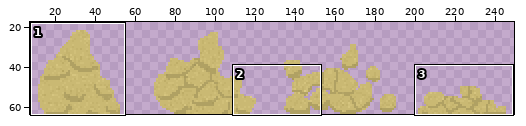
File history of a sprite sheet, rock.png. Above, an overview of the earlier version with the close-up marked.
Close-up. Earlier state:
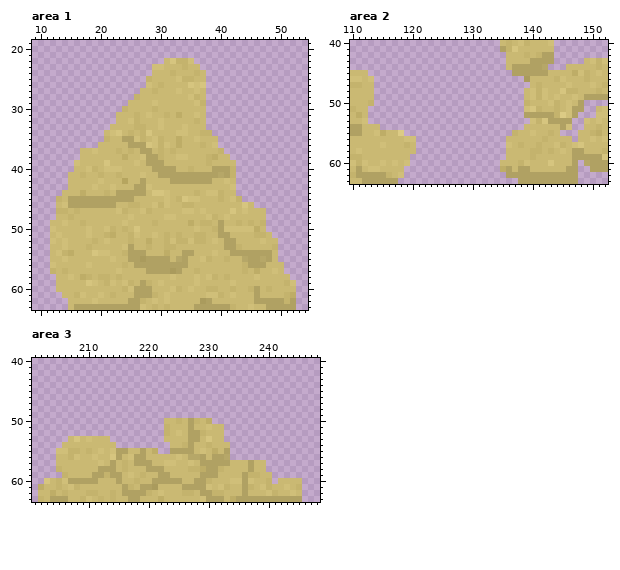
The file is 256x64 pixels. Colours within 5 levels of each other are drawn and written as one. Shown: area 1: x 9..54, y 19..63; area 2: x 110..152, y 40..63; area 3: x 201..248, y 40..63. The wide view leaves out empty margins.
And afterwards:
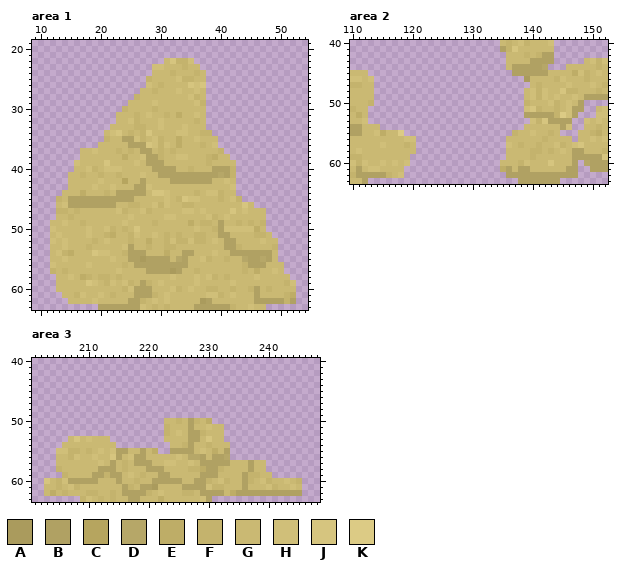
Palette (. is transparent): A #aa9b5d  B #b0a163  C #b6a55f  D #b6a768  E #bead67  F #c4b36d  G #cab973  H #d0bf79  J #d6c57f  K #dccb85
Changes in this commit:
Changed rows in their new state; - is an unchanged pixel.
Area 1:
first column x 15:
63 .....----------------------------.....
Area 2:
first column x 113:
63 .....---------------------------...
Area 3:
first column x 202:
60 ------------------------------HFGG-F-H-G-H-F
61 .----------------------------FFG---G-GHF-GHG
62 .----------------------------BB-EB-BBBBBBBBB
63 .......----------------------...............
Changed places in both close-ups, as pixel boxes (x1, y1, x2, y2):
erased: (68, 304, 98, 310)
erased: (266, 304, 296, 310)
erased: (368, 178, 398, 184)
erased: (560, 178, 578, 184)
changed: (212, 478, 302, 502)
erased: (38, 484, 80, 502)
